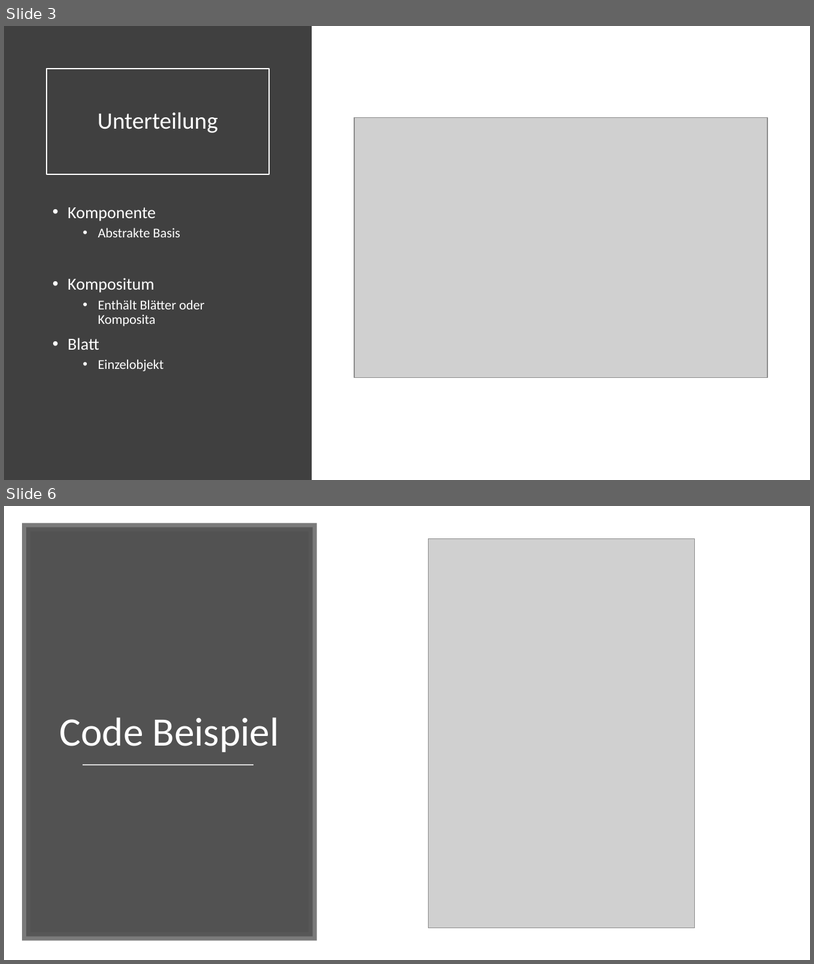
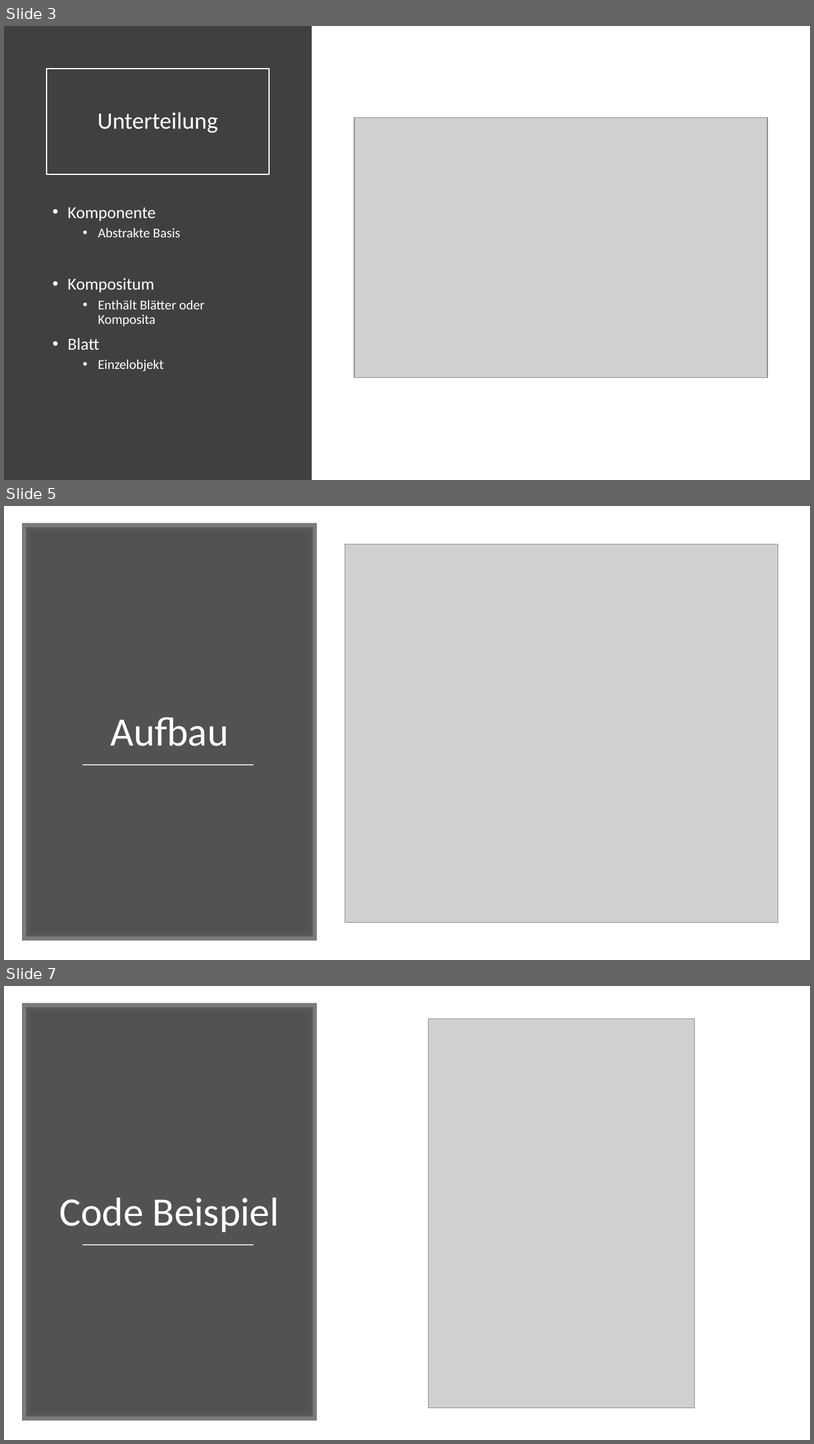
Before and after one commit to Basti098765/Aufgabenmanager_Kompositum, a slide deck: Komposiutm_ppp.pptx. Shown one above the other, each under a label of ours: slides 3 and 6 before the commit, slides 3, 5 and 7 after it; the slides between them are not shown. The pictures are 814x964 and 814x1444 pixels, drawn with LibreOffice and Linux fonts; fonts in the diff are those of the drawing; grey boxes stand for pictures. Boxes give left, top, right and bottom in pixels: in the first picture for what was removed or moved away, otherwise in the second. Text is boxed around its words. In the diff, an @@ line names an element or a change of style, - is before the commit and + after.

```diff
--- a/Komposiutm_ppp.pptx
+++ b/Komposiutm_ppp.pptx
@@ slide 5 added at box(4, 506, 810, 960), background #FFFFFF @@
@@ rectangle added at box(26, 527, 313, 936), fill #404040 at 90% opacity, outline #595959 10 pt @@
@@ picture added at box(345, 544, 779, 922) @@
@@ title added at box(110, 717, 228, 746), 48 pt, text #FFFFFF @@
+Aufbau
@@ line added from (83, 765) to (254, 765), #D9D9D9 1.75 pt @@
@@ what was slide 6 is now slide 7 @@
```
Also in this commit, not shown: 1 slide changed, 3 other slides added, 2 slides removed.
